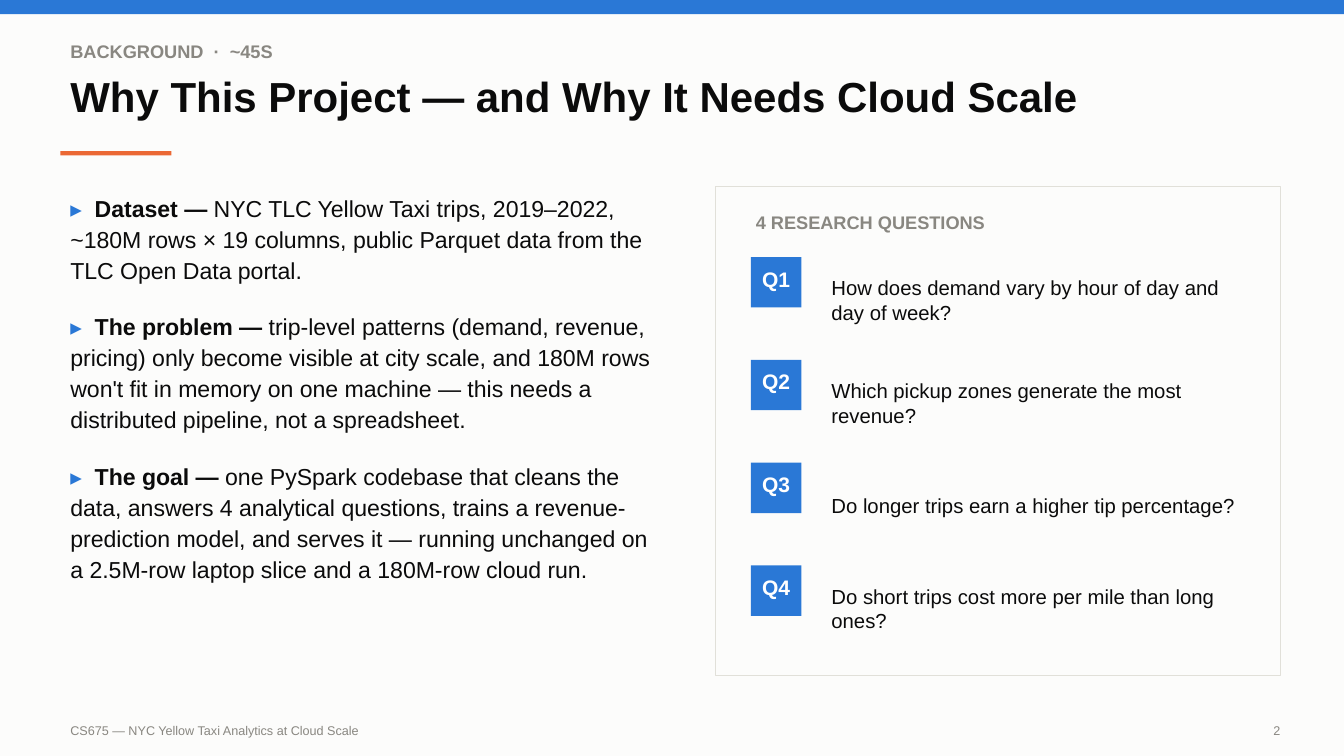
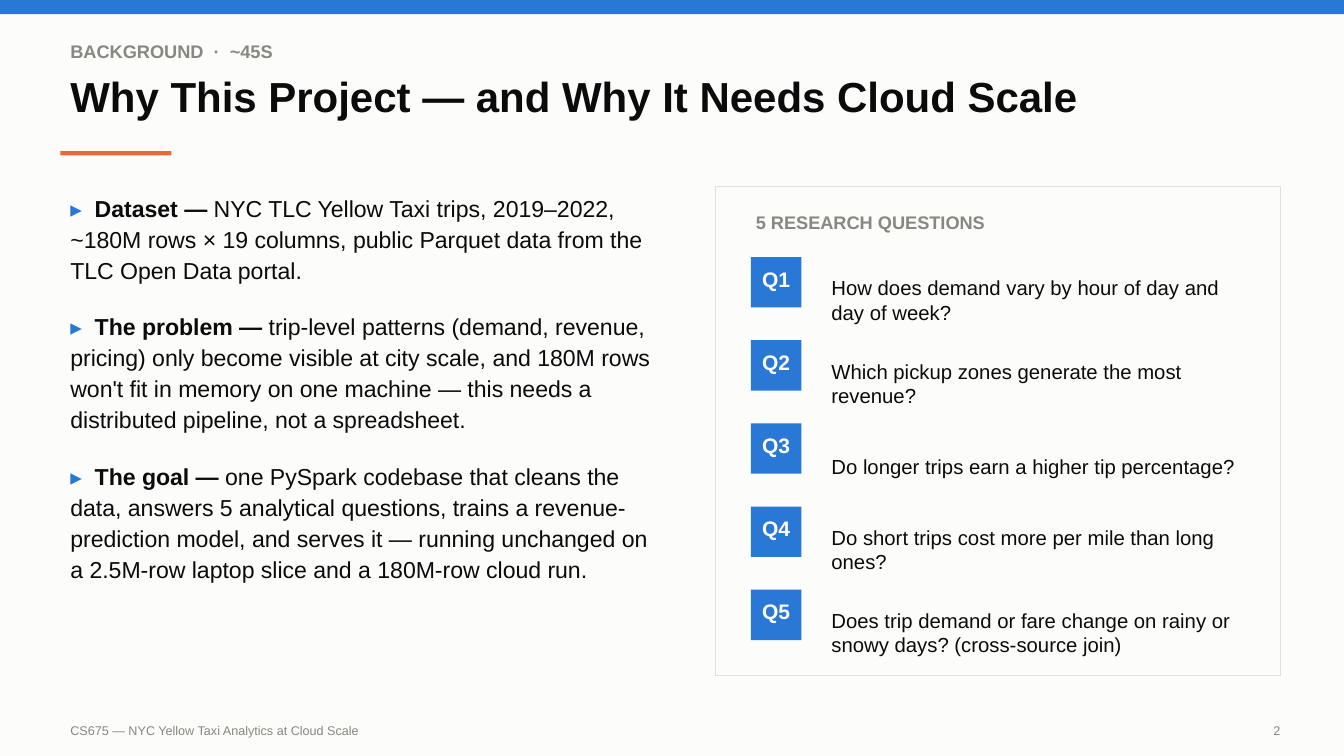
Before and after one commit to oomintrixx/cs675, a slide deck: slide 2 of CS675_Presentation.pptx. Drawn at 1344x756 pixels with LibreOffice and Linux fonts; fonts in the diff are those of the drawing. Boxes give left, top, right and bottom in pixels: in the first picture for what was removed or moved away, otherwise in the second. Text is boxed around its words. In the diff, an @@ line names an element or a change of style, - is before the commit and + after.

```diff
--- a/CS675_Presentation.pptx
+++ b/CS675_Presentation.pptx
@@ text at (756, 216, 985, 233): text changed @@
-4 RESEARCH QUESTIONS
+5 RESEARCH QUESTIONS
@@ 2 texts, 1 rectangle: place and size @@
-2 texts, 1 rectangle at (751, 360, 1181, 424)
+2 texts, 1 rectangle at (751, 341, 1181, 404)
@@ 2 texts, 1 rectangle: place and size @@
-2 texts, 1 rectangle at (751, 463, 1234, 518)
+2 texts, 1 rectangle at (751, 423, 1234, 479)
@@ text at (70, 468, 648, 583): text changed @@
-▸ The goal — one PySpark codebase that cleans the data, answers 4 analytical questions, trains a revenue-prediction model, and serves it — running unchanged on a 2.5M-row laptop slice and a 180M-row cloud run.
+▸ The goal — one PySpark codebase that cleans the data, answers 5 analytical questions, trains a revenue-prediction model, and serves it — running unchanged on a 2.5M-row laptop slice and a 180M-row cloud run.
@@ rectangle added at (751, 507, 802, 558), fill #2A78D6 @@
@@ text "Do short trips cost more ...": place and size @@
-text "Do short trips cost more ..." at (831, 589, 1214, 629)
+text "Do short trips cost more ..." at (831, 530, 1214, 570)
@@ text "Q4": place and size @@
-text "Q4" at (762, 580, 790, 599)
+text "Q4" at (762, 521, 790, 540)
@@ rectangle: place and size @@
-rectangle at (751, 566, 802, 616)
+rectangle at (751, 590, 802, 640)
@@ text added at (762, 604, 790, 623), 15 pt, text #FFFFFF, bold @@
+Q5
@@ text added at (831, 613, 1230, 657), 14.5 pt, text #0B0B0B @@
+Does trip demand or fare change on rainy or snowy days? (cross-source join)
```
Also in this commit, not shown: 6 other slides changed, 1 slide added.
